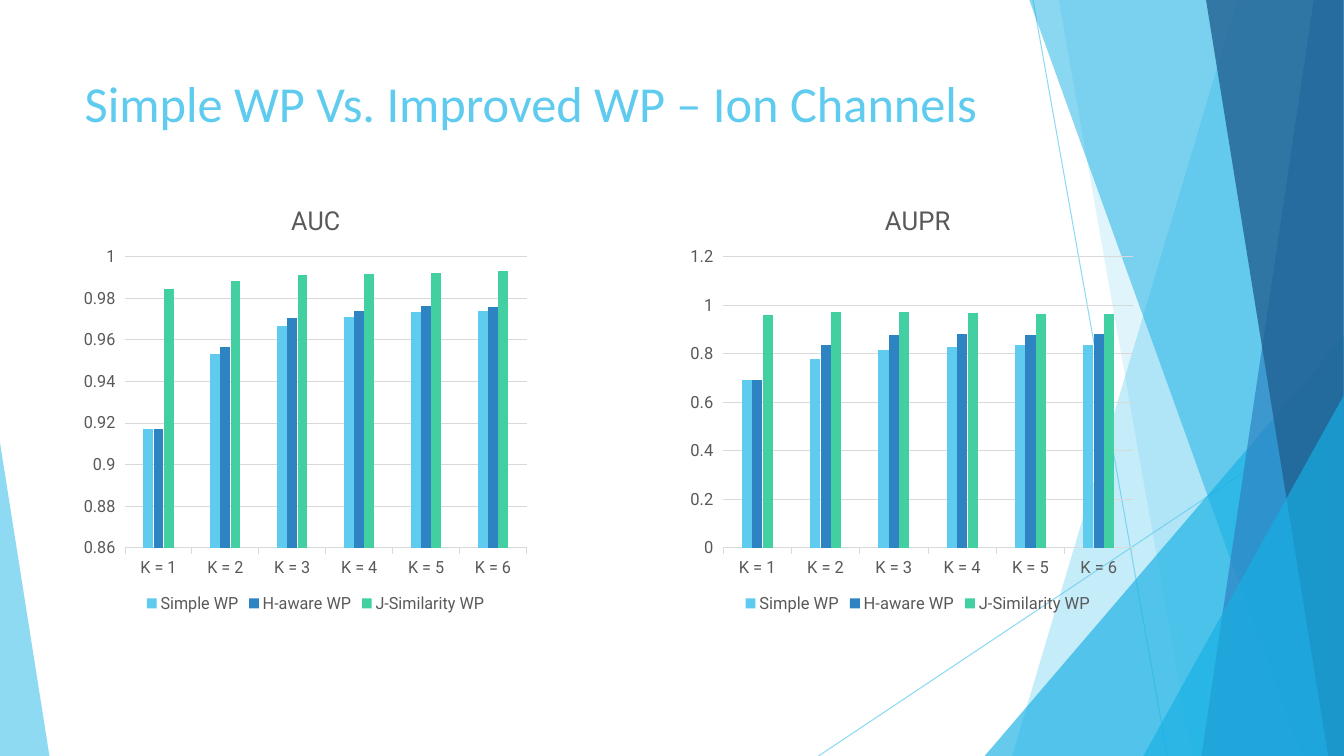
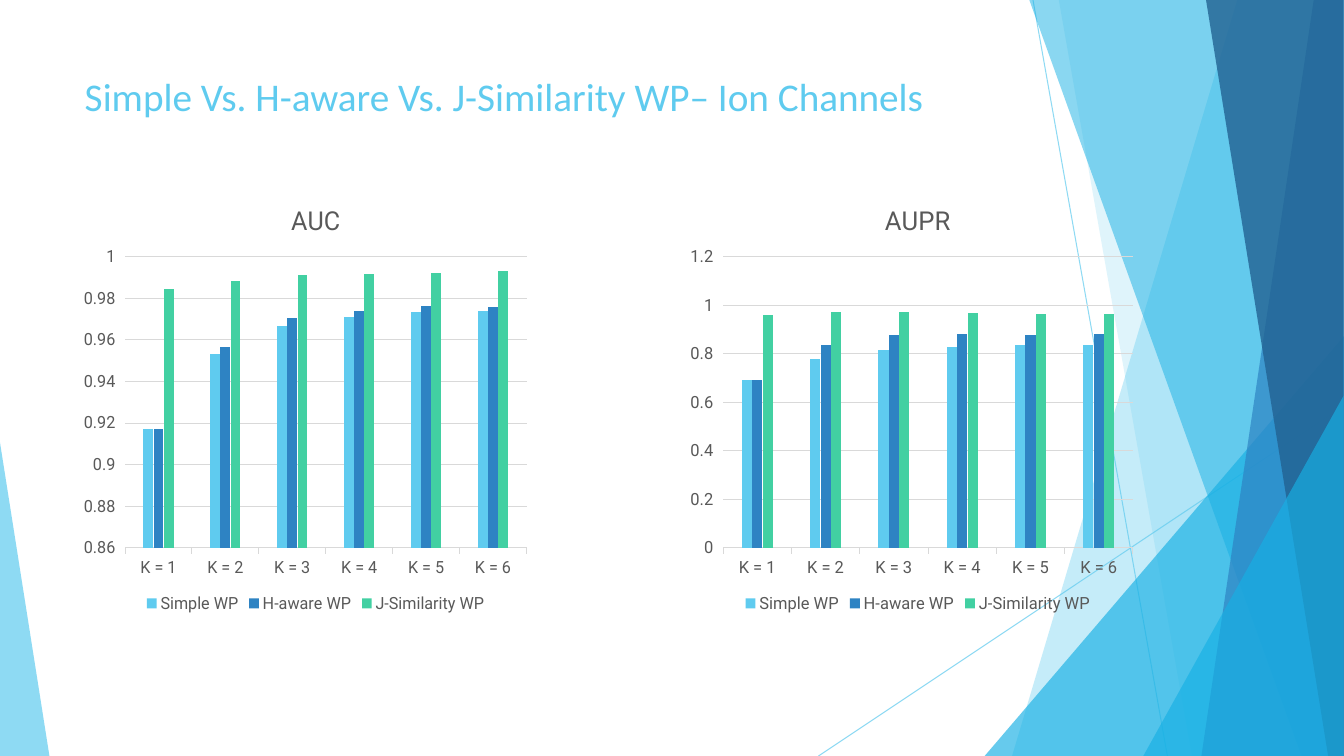
Before and after one commit to AbdullahAlZoabi/Drug-Target-Interaction-Prediction, a slide deck: slide 42 of Presentation/Drug-Target Interaction Prediction.pptx. Drawn at 1344x756 pixels with LibreOffice and Linux fonts; fonts in the diff are those of the drawing. Boxes give left, top, right and bottom in pixels: in the first picture for what was removed or moved away, otherwise in the second. Text is boxed around its words. In the diff, an @@ line names an element or a change of style, - is before the commit and + after.

```diff
--- a/Presentation/Drug-Target Interaction Prediction.pptx
+++ b/Presentation/Drug-Target Interaction Prediction.pptx
@@ title at box(85, 84, 923, 118): text changed; size 36 to 28 pt @@
-Simple WP Vs. Improved WP – Ion Channels
+Simple Vs. H-aware Vs. J-Similarity WP– Ion Channels
```
Also in this commit, not shown: 9 other slides changed, 7 slides removed.
